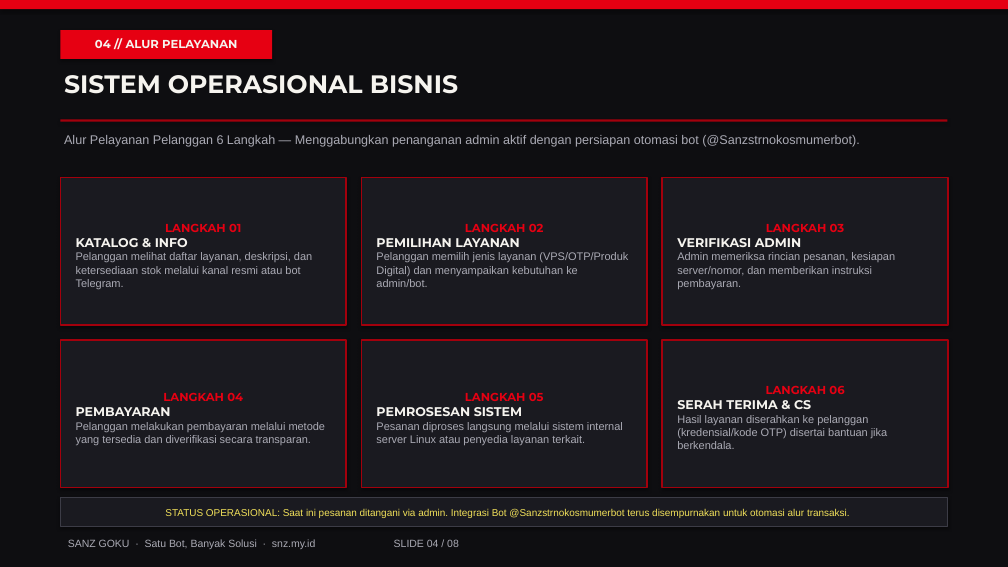
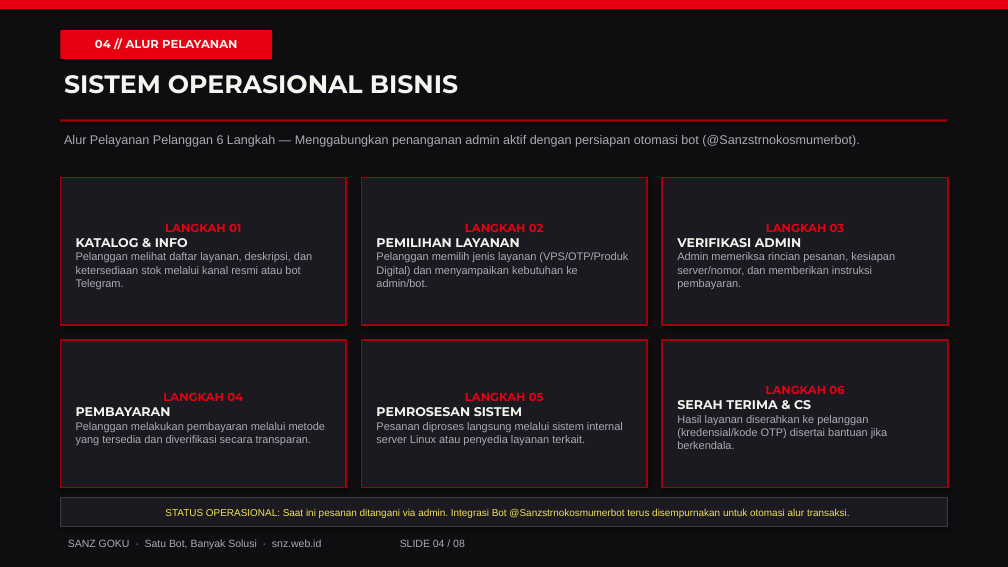
Before and after one commit to robloxxxx555p-cyber/portfolio, a slide deck: slide 4 of Portofolio_Bisnis_SANZ_GOKU.pptx. Drawn at 1008x567 pixels with LibreOffice and Linux fonts; fonts in the diff are those of the drawing. Boxes give left, top, right and bottom in pixels: in the first picture for what was removed or moved away, otherwise in the second. Text is boxed around its words. In the diff, an @@ line names an element or a change of style, - is before the commit and + after.

```diff
--- a/Portofolio_Bisnis_SANZ_GOKU.pptx
+++ b/Portofolio_Bisnis_SANZ_GOKU.pptx
@@ text at box(68, 539, 465, 549): text changed @@
-SANZ GOKU · Satu Bot, Banyak Solusi · snz.my.id SLIDE 04 / 08
+SANZ GOKU · Satu Bot, Banyak Solusi · snz.web.id SLIDE 04 / 08
```
Also in this commit, not shown: 7 other slides changed, 5 other files.
